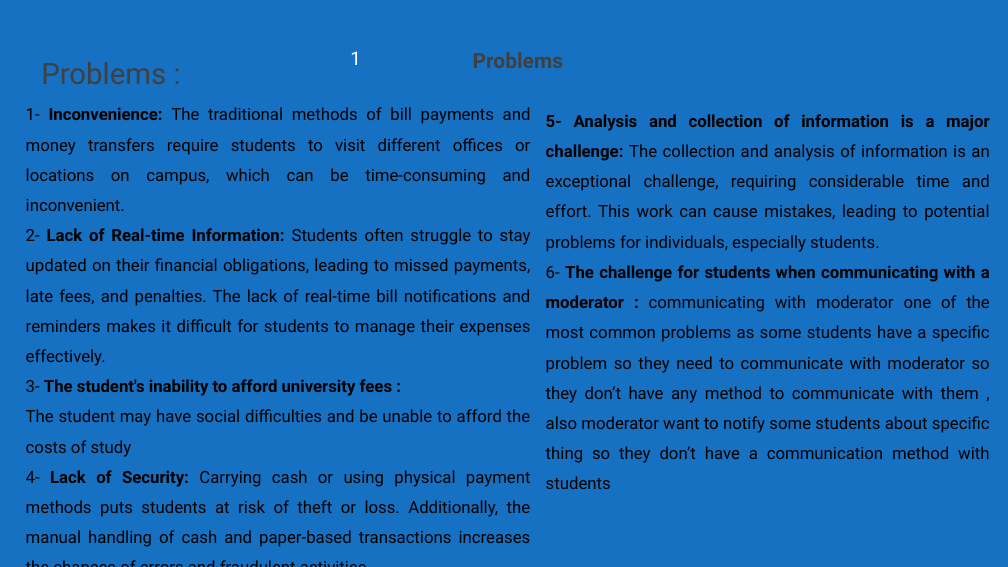
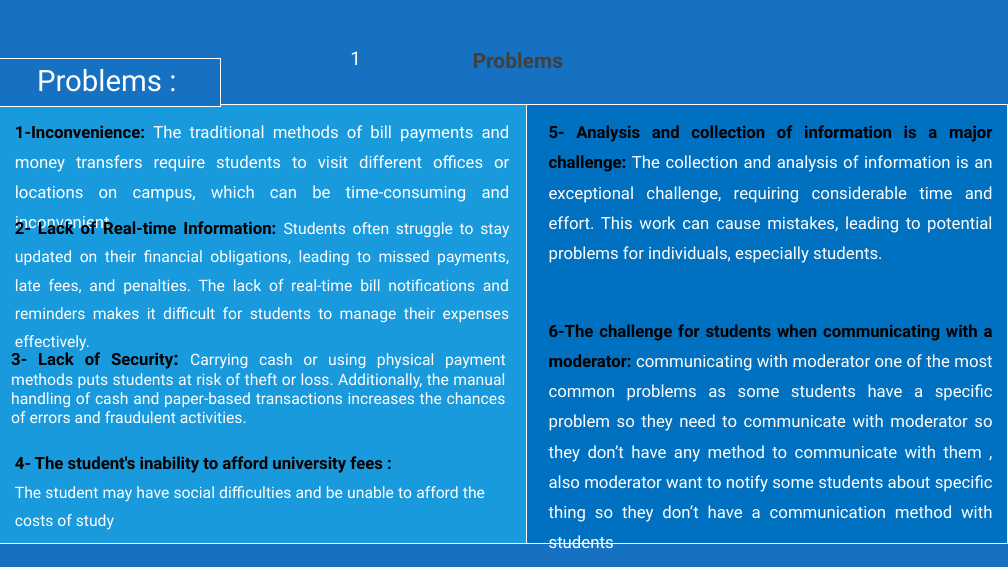
Before and after one commit to mohamed34318/GradutionProject, a slide deck: slide 5 of Graduation_Project_First_Term.pptx. Drawn at 1008x567 pixels with LibreOffice and Linux fonts; fonts in the diff are those of the drawing; background and template pictures are left out; a plain dark background stands for a picture behind light text. Boxes give left, top, right and bottom in pixels: in the first picture for what was removed or moved away, otherwise in the second. Text is boxed around its words. In the diff, an @@ line names an element or a change of style, - is before the commit and + after.

Commit message:
update the presentation

```diff
--- a/Graduation_Project_First_Term.pptx
+++ b/Graduation_Project_First_Term.pptx
@@ rectangle "Problems :": place and size @@
-rectangle "Problems :" at (41,62,166,84)
+rectangle "Problems :" at (0,58,221,107)
@@ rectangle "Problems :" at (0,58,221,107): text colour #404040 to #FFFFFF; fill none to #1671C2; outline none to #FFFFFF 0.75 pt @@
@@ rectangle added at (0,105,527,544), fill #199ADD, outline #FFFFFF 1 pt @@
@@ rectangle added at (527,105,1008,544), fill #0070C0, outline #FFFFFF 1 pt @@
@@ text "5- Analysis and collection of ...": place and size @@
-text "5- Analysis and collection of ..." at (546,114,990,489)
+text "5- Analysis and collection of ..." at (549,125,993,263)
@@ text "5- Analysis and collection of ..." at (549,125,993,263): text colour #000000 to #FFFFFF in "The collection and analysis of information is ..." @@
@@ text at (15,125,510,202): text changed; text colour #000000 to #FFFFFF @@
-1- Inconvenience: The traditional methods of bill payments and money transfers require students to visit different offices or locations on campus, which can be time-consuming and inconvenient.
-2- Lack of Real-time Information: Students often struggle to stay updated on their financial obligations, leading to missed payments, late fees, and penalties. The lack of real-time bill notifications and reminders makes it difficult for students to manage their expenses effectively.
-3- The student's inability to afford university fees :
-The student may have social difficulties and be unable to afford the costs of study
-4- Lack of Security: Carrying cash or using physical payment methods puts students at risk of theft or loss. Additionally, the manual handling of cash and paper-based transactions increases the chances of errors and fraudulent activities.
+1-Inconvenience: The traditional methods of bill payments and money transfers require students to visit different offices or locations on campus, which can be time-consuming and inconvenient.
@@ text added at (15,219,510,323), 15 pt, text #FFFFFF @@
+2- Lack of Real-time Information: Students often struggle to stay updated on their financial obligations, leading to missed payments, late fees, and penalties. The lack of real-time bill notifications and reminders makes it difficult for students to manage their expenses effectively.
@@ text at (546,265,990,489): paragraph removed @@
-6- The challenge for students when communicating with a moderator : communicating with moderator one of the most common problems as some students have a specific problem so they need to communicate with moderator so they don’t have any method to communicate with them , also moderator want to notify some students about specific thing so they don’t have a communication method with students
@@ text added at (549,324,993,548), 16 pt, text #FFFFFF @@
+6-The challenge for students when communicating with a moderator: communicating with moderator one of the most common problems as some students have a specific problem so they need to communicate with moderator so they don’t have any method to communicate with them , also moderator want to notify some students about specific thing so they don’t have a communication method with students
@@ text added at (11,352,506,423), 15 pt, text #FFFFFF @@
+3- Lack of Security: Carrying cash or using physical payment methods puts students at risk of theft or loss. Additionally, the manual handling of cash and paper-based transactions increases the chances of errors and fraudulent activities.
@@ text added at (15,456,485,530), 15 pt, text #FFFFFF @@
+4- The student's inability to afford university fees :
+The student may have social difficulties and be unable to afford the costs of study
```
Also in this commit, not shown: 2 other slides changed, 7 slides added, 8 slides removed.
